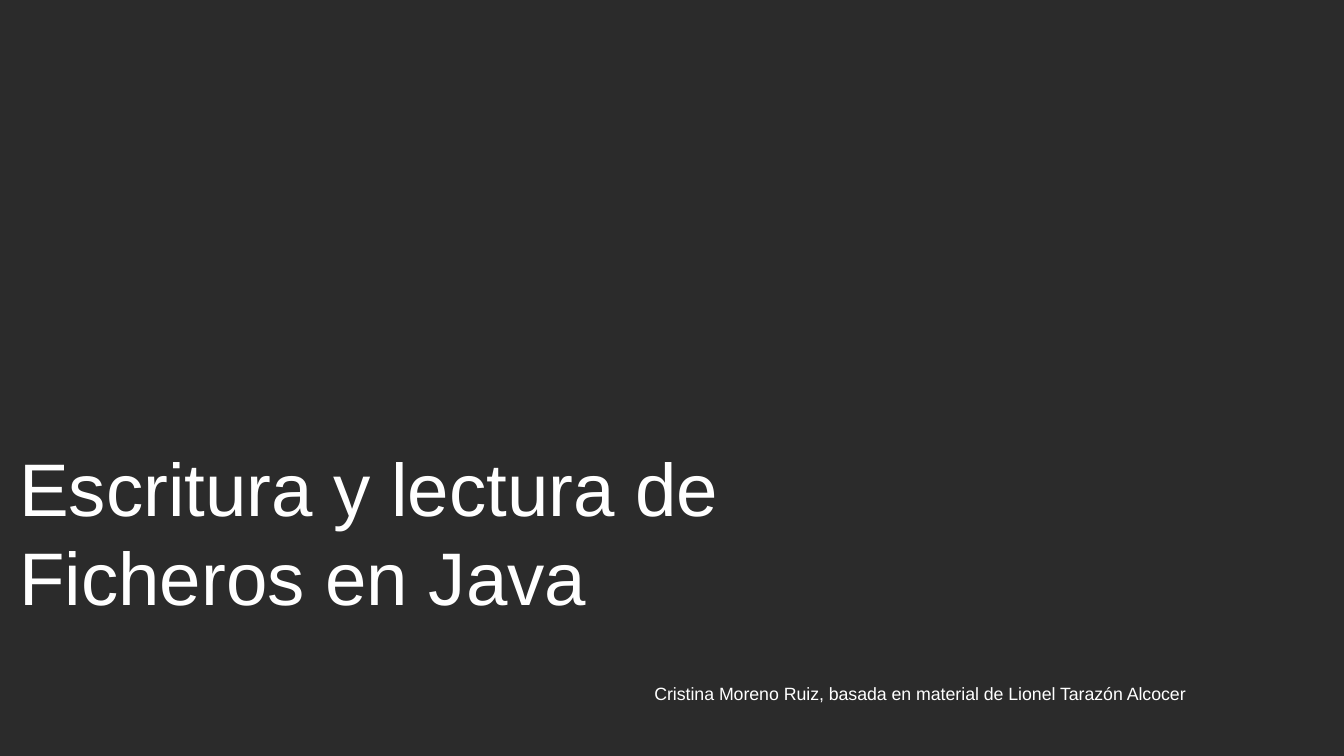
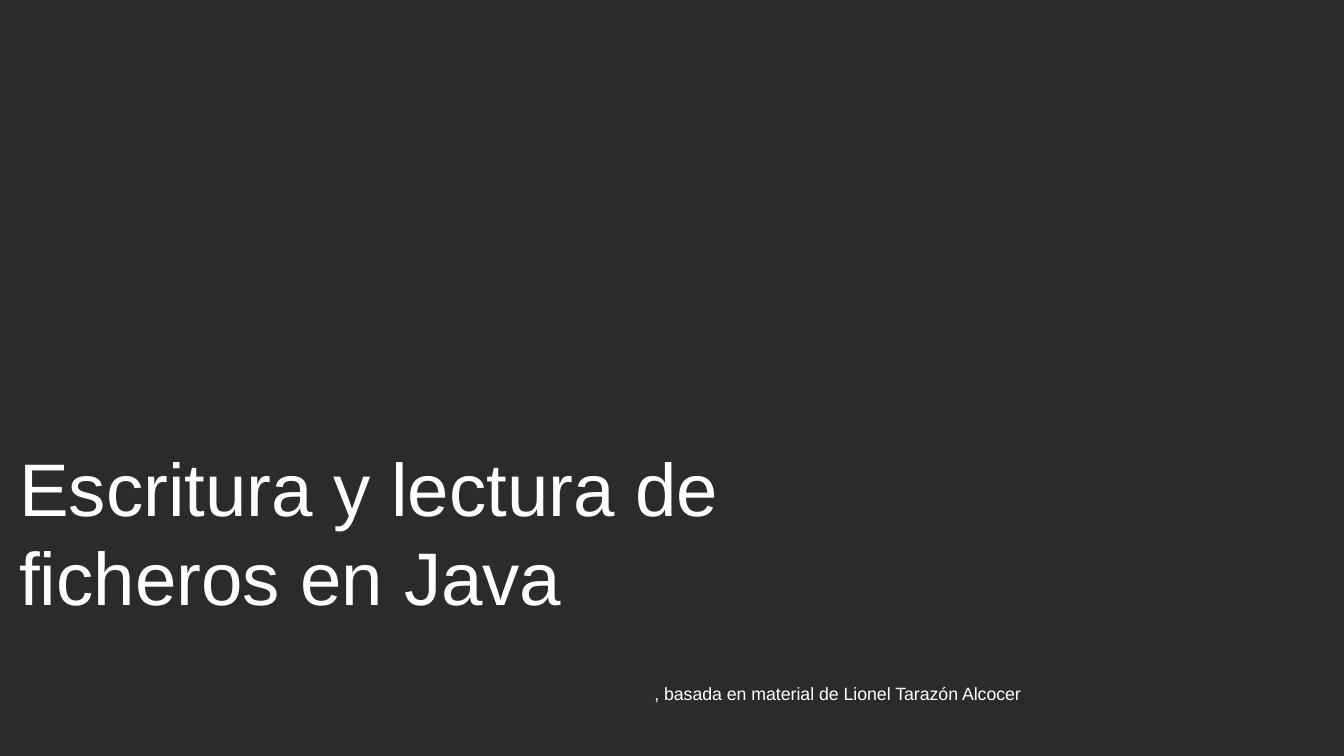
Before and after one commit to cmorenoruiz/ApuntesProgramacion, a slide deck: slide 1 of Unidad 11 Ficheros/Clase FileWriter Presentación para clase.odp. Drawn at 1344x756 pixels with LibreOffice and Linux fonts; fonts in the diff are those of the drawing; background and template pictures are left out; a plain dark background stands for a picture behind light text. Boxes give left, top, right and bottom in pixels: in the first picture for what was removed or moved away, otherwise in the second. Text is boxed around its words. In the diff, an @@ line names an element or a change of style, - is before the commit and + after.

```diff
--- a/Unidad 11 Ficheros/Clase FileWriter Presentación para clase.odp
+++ b/Unidad 11 Ficheros/Clase FileWriter Presentación para clase.odp
@@ title at [19, 462, 719, 606]: text changed @@
-Escritura y lectura de
-Ficheros en Java
+Escritura y lectura de
+ficheros en Java
@@ text at [664, 687, 1021, 700]: text changed @@
-Cristina Moreno Ruiz, basada en material de Lionel Tarazón Alcocer
+, basada en material de Lionel Tarazón Alcocer
```
Also in this commit, not shown: 3 other slides changed, 8 slides added, 2 slides removed.
